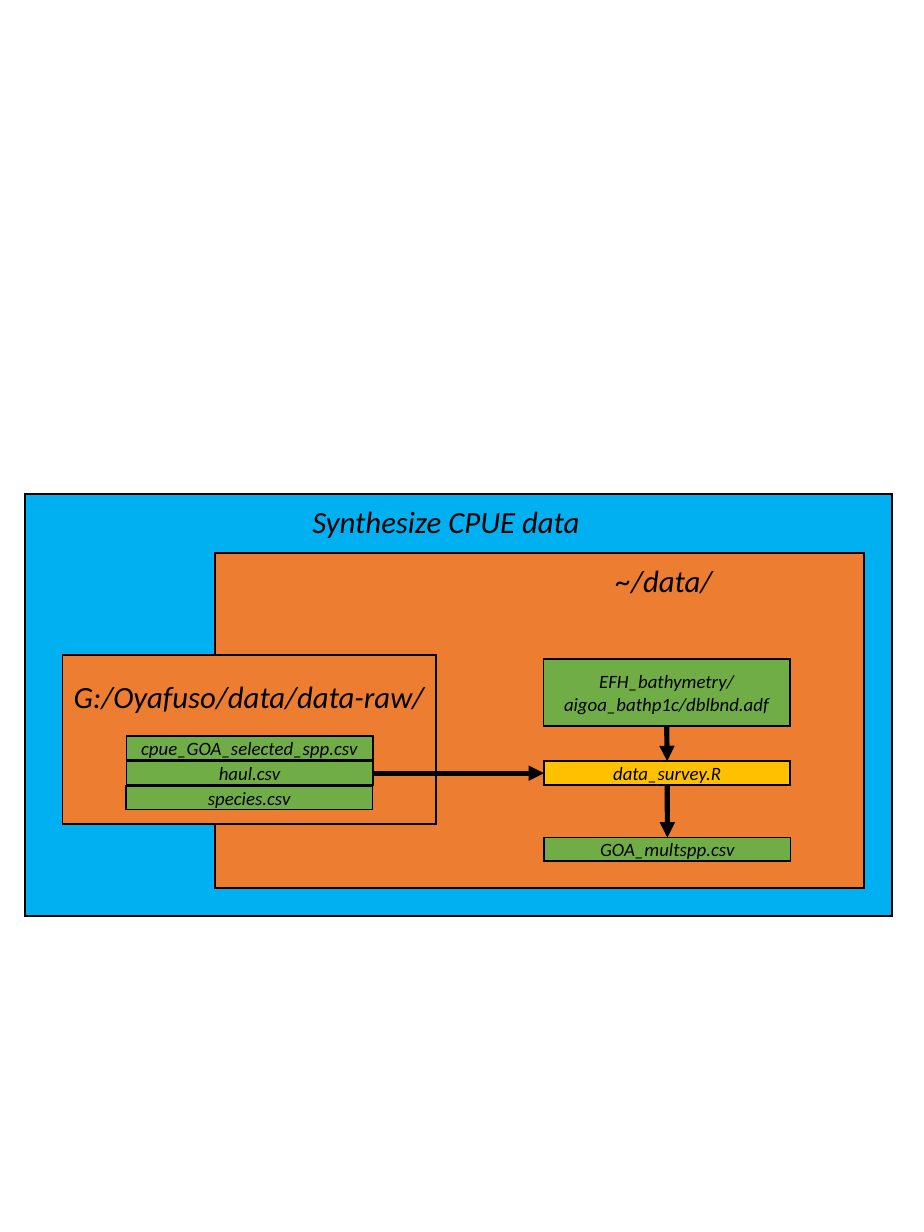
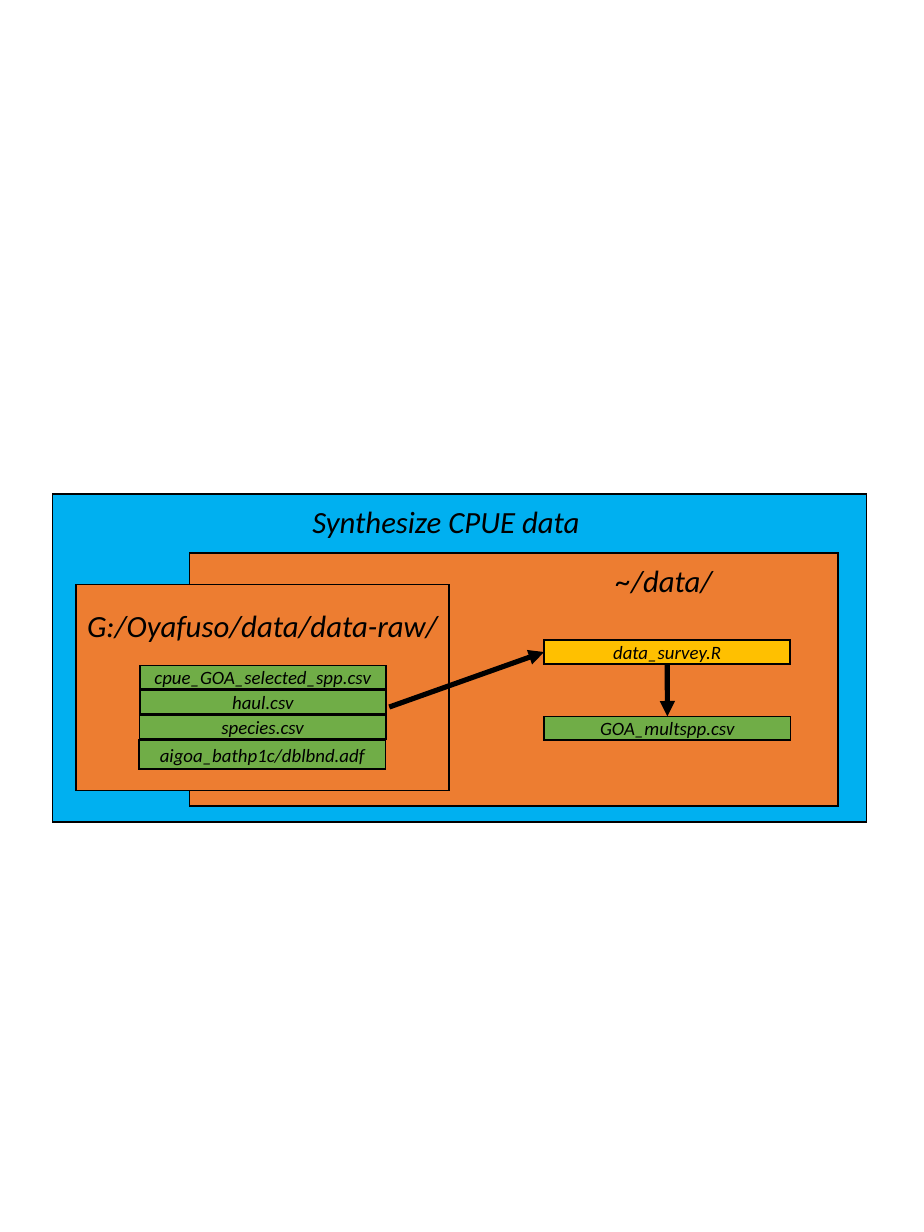
Before and after one commit to zoyafuso-NOAA/MS_OM_GoA, a slide deck: slide 2 of graphics/WorkFlow.pptx. Drawn at 924x1232 pixels with LibreOffice and Linux fonts; fonts in the diff are those of the drawing. Boxes give left, top, right and bottom in pixels: in the first picture for what was removed or moved away, otherwise in the second. Text is boxed around its words. In the diff, an @@ line names an element or a change of style, - is before the commit and + after.

```diff
--- a/graphics/WorkFlow.pptx
+++ b/graphics/WorkFlow.pptx
@@ rectangle: place and size @@
-rectangle at [25,494,892,915]
+rectangle at [52,494,866,823]
@@ rectangle: place and size @@
-rectangle at [216,553,865,888]
+rectangle at [190,553,839,806]
@@ rectangle: place and size @@
-rectangle at [63,655,436,824]
+rectangle at [76,584,450,790]
@@ text "G:/Oyafuso/data/data-raw/": place and size @@
-text "G:/Oyafuso/data/data-raw/" at [74,686,424,713]
+text "G:/Oyafuso/data/data-raw/" at [87,615,437,642]
@@ arrow moved from (373, 774) - (545, 774) to (389, 707) - (545, 652) @@
@@ rectangle "cpue_GOA_selected_spp.csv": place and size @@
-rectangle "cpue_GOA_selected_spp.csv" at [127,737,373,760]
+rectangle "cpue_GOA_selected_spp.csv" at [139,665,386,689]
@@ 2 rectangles, 1 arrow: place and size @@
-2 rectangles, 1 arrow at [545,761,791,861]
+2 rectangles, 1 arrow at [545,641,791,740]
@@ rectangle "species.csv": place and size @@
-rectangle "species.csv" at [126,786,372,809]
+rectangle "species.csv" at [139,715,386,738]
@@ rectangle "haul.csv": place and size @@
-rectangle "haul.csv" at [127,761,373,785]
+rectangle "haul.csv" at [139,690,386,713]
@@ rectangle "aigoa_bathp1c/dblbnd.adf": place and size @@
-rectangle "aigoa_bathp1c/dblbnd.adf" at [543,659,790,727]
+rectangle "aigoa_bathp1c/dblbnd.adf" at [139,740,386,770]
@@ text in rectangle at [160,749,365,765]: text changed @@
-EFH_bathymetry/aigoa_bathp1c/dblbnd.adf
+aigoa_bathp1c/dblbnd.adf
@@ arrow removed from (667, 727) to (668, 761) @@
```
Also in this commit, not shown: 1 other file.
